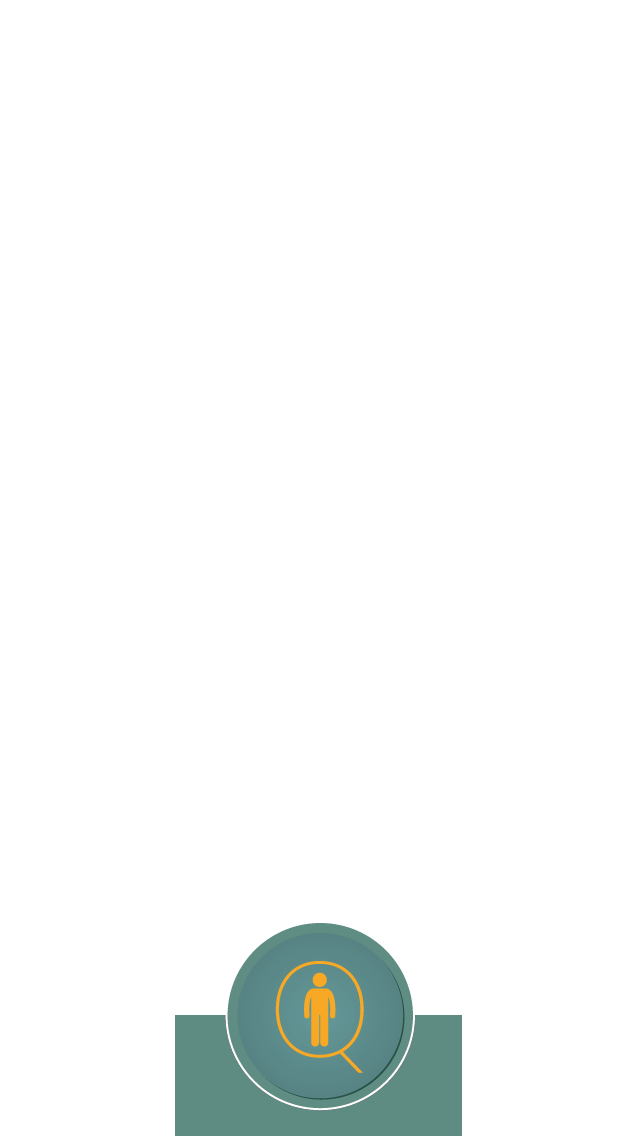
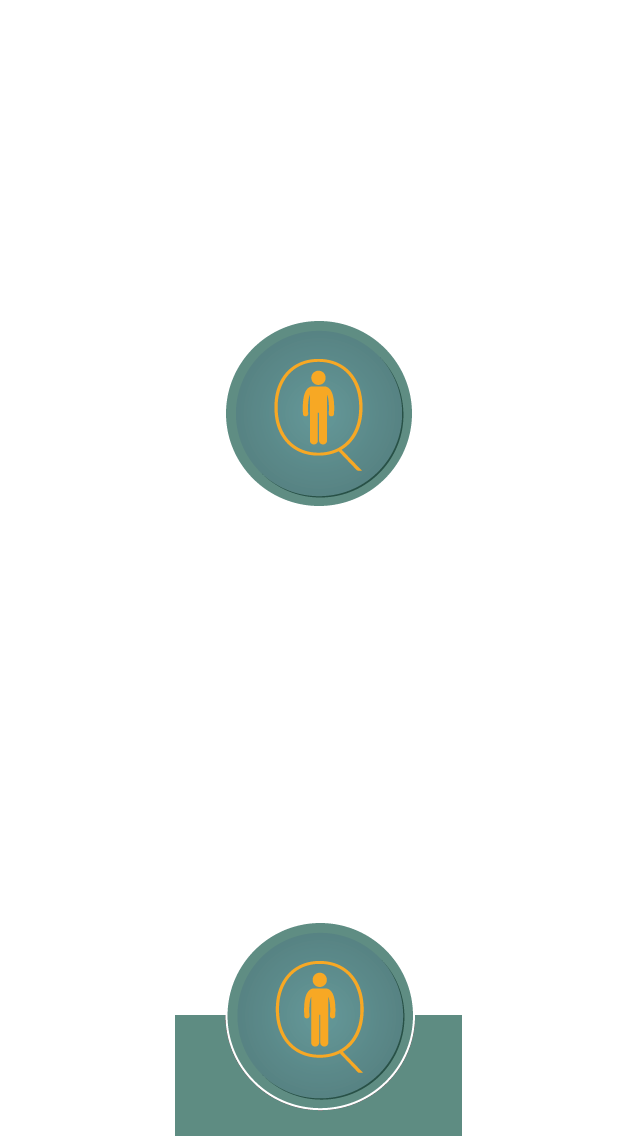
Comparing the layer stacks of the two 640px x 1136px images. Changes:
showed "MAIN BUTTON" over [226, 321, 412, 506]
